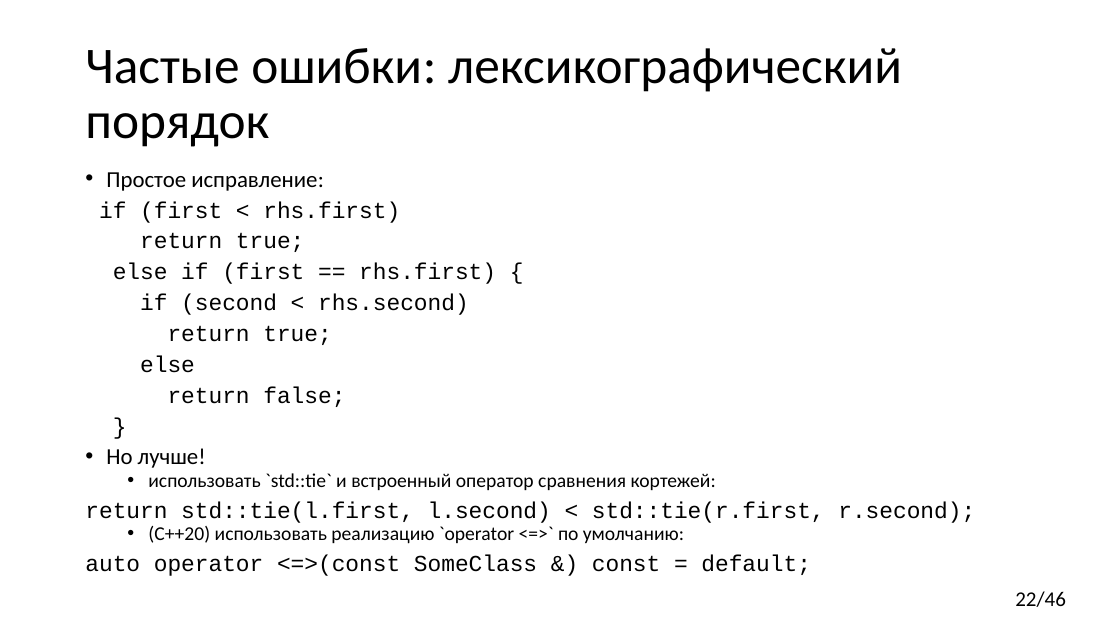
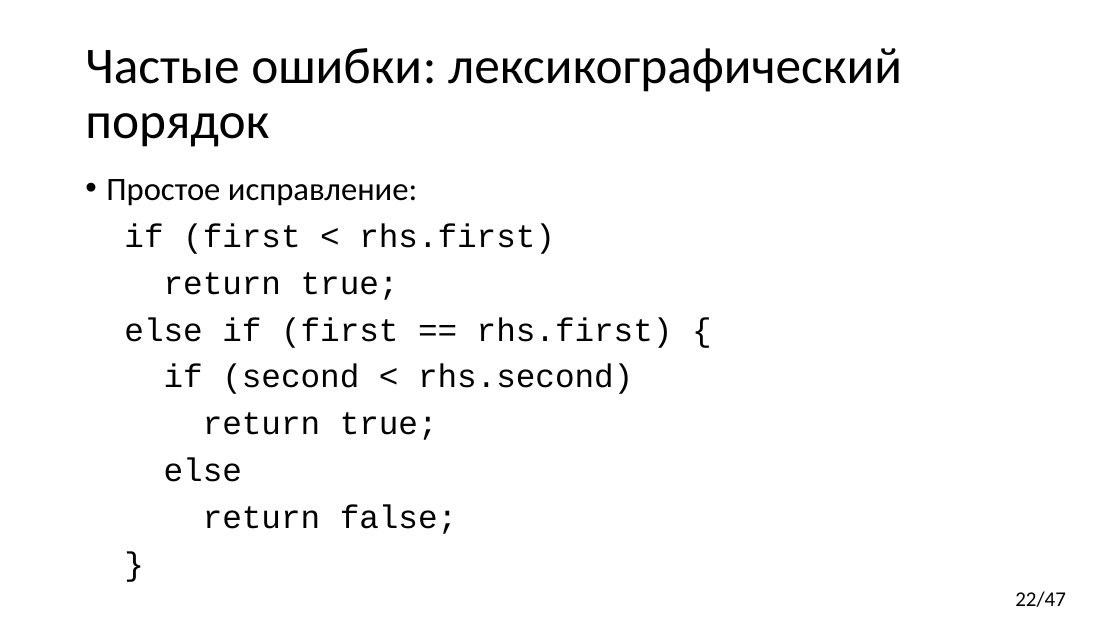
Before and after one commit to yugr/CppRussia, a slide deck: slide 22 of 2023/RU.pptx. Drawn at 1120x630 pixels with LibreOffice and Linux fonts; fonts in the diff are those of the drawing. Boxes give left, top, right and bottom in pixels: in the first picture for what was removed or moved away, otherwise in the second. Text is boxed around its words. In the diff, an @@ line names an element or a change of style, - is before the commit and + after.

```diff
--- a/2023/RU.pptx
+++ b/2023/RU.pptx
@@ text "Простое исправление:" at box(106, 179, 673, 534): size 19.6 to 28 pt; line spacing 0.7 to 0.9 @@
@@ text at box(85, 448, 975, 576): paragraphs removed @@
-• Но лучше!
-  • использовать `std::tie` и встроенный оператор сравнения кортежей:
-return std::tie(l.first, l.second) < std::tie(r.first, r.second);
-  • (C++20) использовать реализацию `operator <=>` по умолчанию:
-auto operator <=>(const SomeClass &) const = default;
@@ page number at box(1015, 591, 1066, 607): text changed @@
-22/46
+22/47
```
Also in this commit, not shown: 1 other slide changed, 1 slide added.
